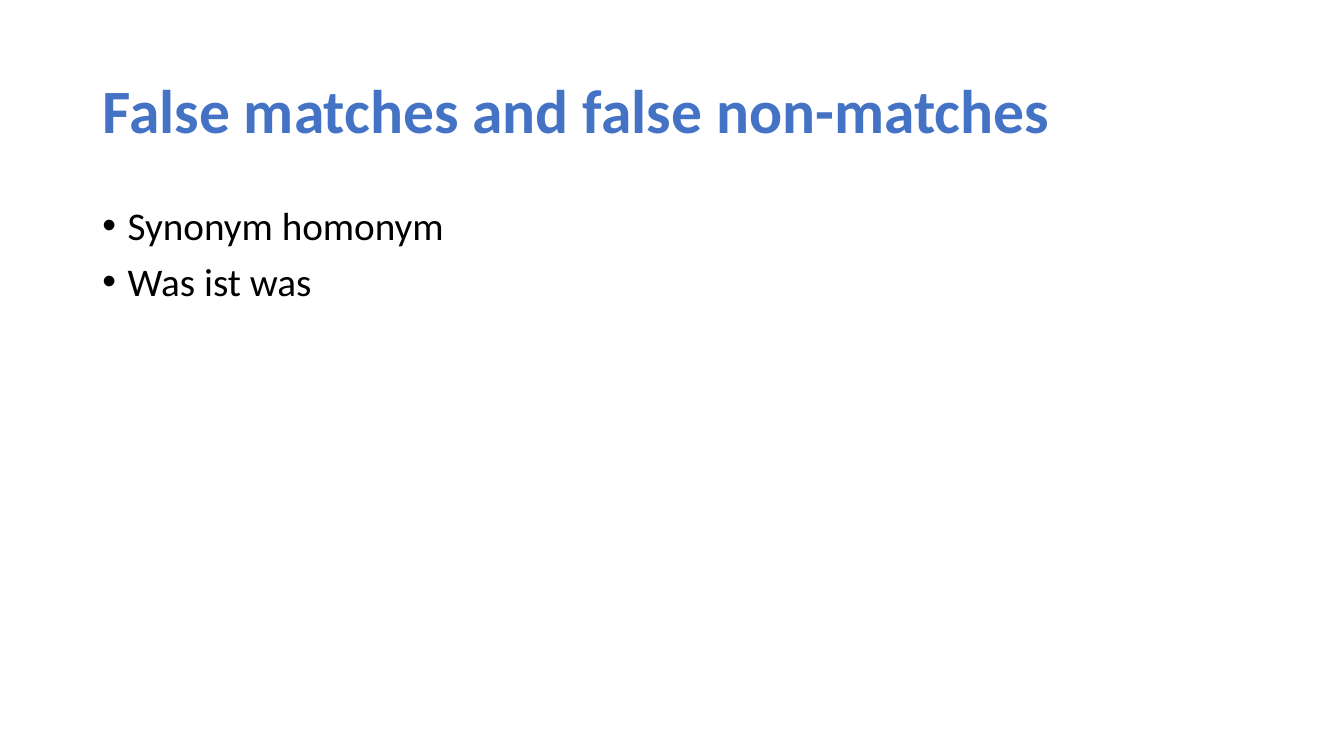
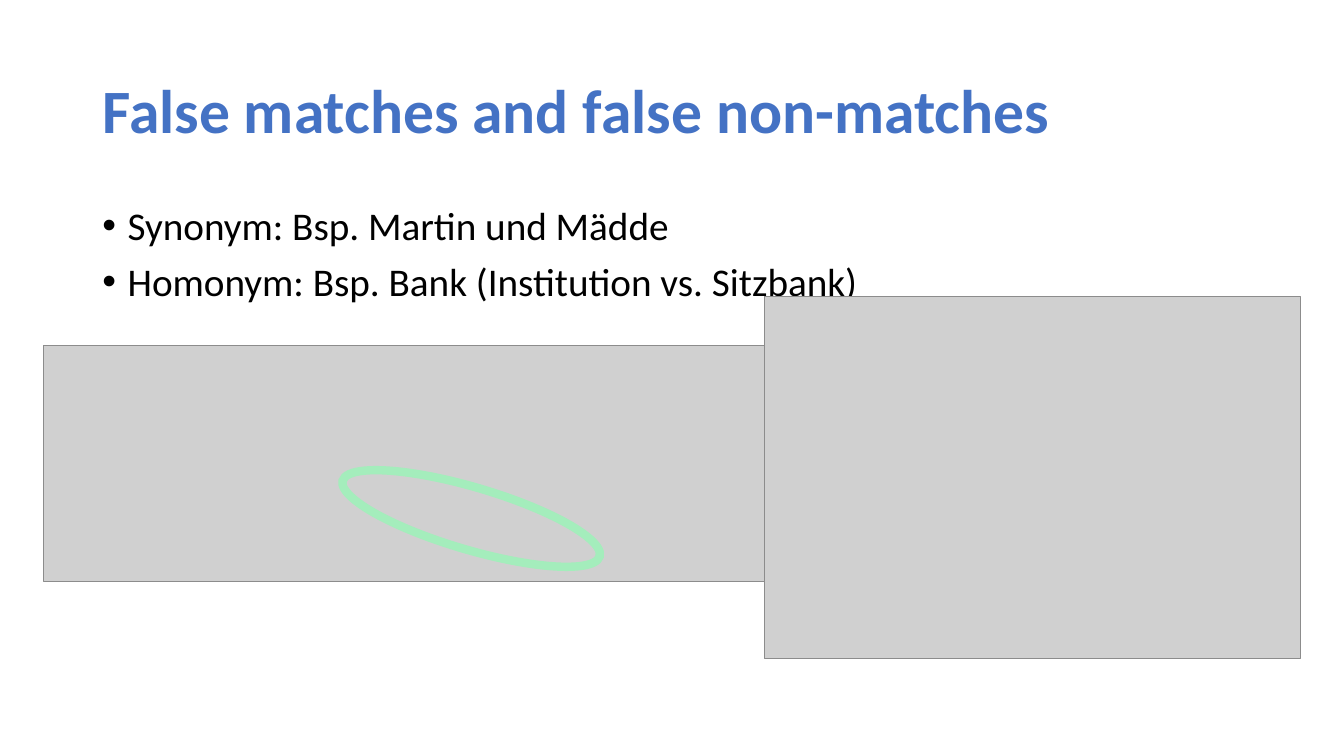
Before and after one commit to schmt5/record-linkage-getPairs, a slide deck: slide 12 of RLgetPairs.pptx (slide 10 before the commit). Drawn at 1344x756 pixels with LibreOffice and Linux fonts; fonts in the diff are those of the drawing; grey boxes stand for pictures. Boxes give left, top, right and bottom in pixels: in the first picture for what was removed or moved away, otherwise in the second. Text is boxed around its words. In the diff, an @@ line names an element or a change of style, - is before the commit and + after.

```diff
--- a/RLgetPairs.pptx
+++ b/RLgetPairs.pptx
@@ text at bbox=[128, 212, 857, 306]: text changed @@
-• Synonym homonym
-• Was ist was
+• Synonym: Bsp. Martin und Mädde
+• Homonym: Bsp. Bank (Institution vs. Sitzbank)
@@ picture added at bbox=[764, 296, 1301, 658] @@
@@ picture added at bbox=[43, 346, 899, 582] @@
@@ ellipse added at bbox=[334, 450, 609, 586], outline #A4EDBC 6 pt @@
```
Also in this commit, not shown: 3 other slides changed, 3 slides added, 1 slide removed, 1 other file.
